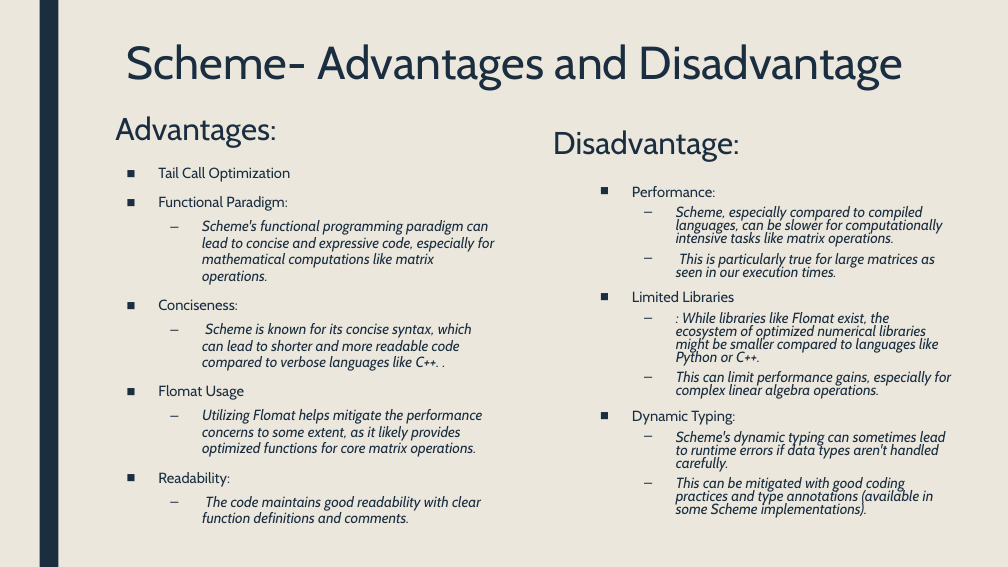
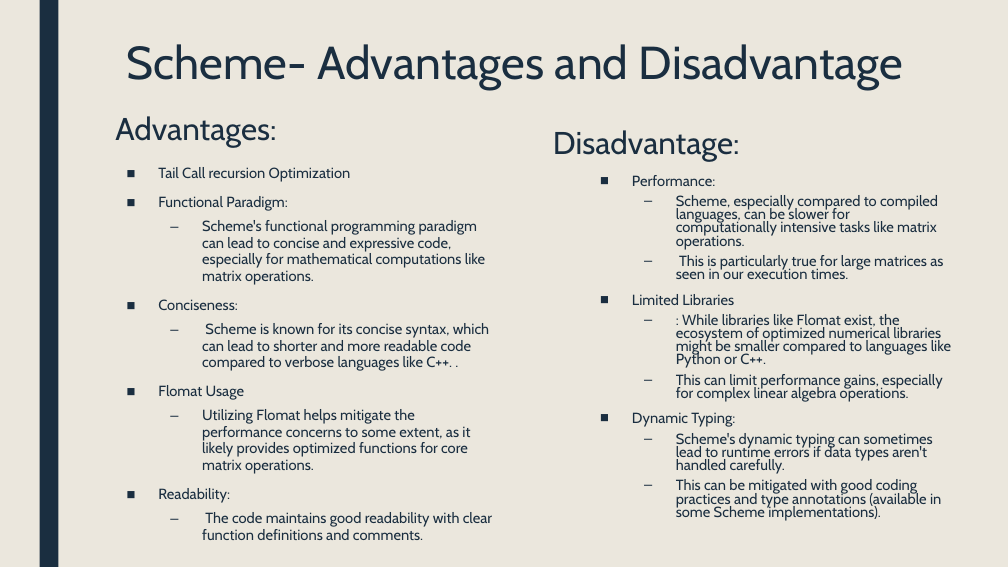
Before and after one commit to VitalMarciano/Matrix-methods, a slide deck: slide 9 of Matrix_Properties_Algorithms[1].pptx. Drawn at 1008x567 pixels with LibreOffice and Linux fonts; fonts in the diff are those of the drawing. Boxes give left, top, right and bottom in pixels: in the first picture for what was removed or moved away, otherwise in the second. Text is boxed around its words. In the diff, an @@ line names an element or a change of style, - is before the commit and + after.

```diff
--- a/Matrix_Properties_Algorithms[1].pptx
+++ b/Matrix_Properties_Algorithms[1].pptx
@@ text at (158,167,351,182): text changed @@
-■ Tail Call Optimization
+■ Tail Call recursion Optimization
@@ text "Performance:": place and size @@
-text "Performance:" at (632,186,951,518)
+text "Performance:" at (632,175,951,521)
@@ text at (676,195,951,521): italic off @@
@@ text at (202,323,492,540): italic off in "Scheme's functional programming paradigm can lead to ...", "Scheme is known for its concise syntax, ...", "Utilizing Flomat helps mitigate the performance concerns ...", "The code maintains good readability with clear ..." @@
```
Also in this commit, not shown: 9 other slides changed, 1 slide added, 2 other files.
